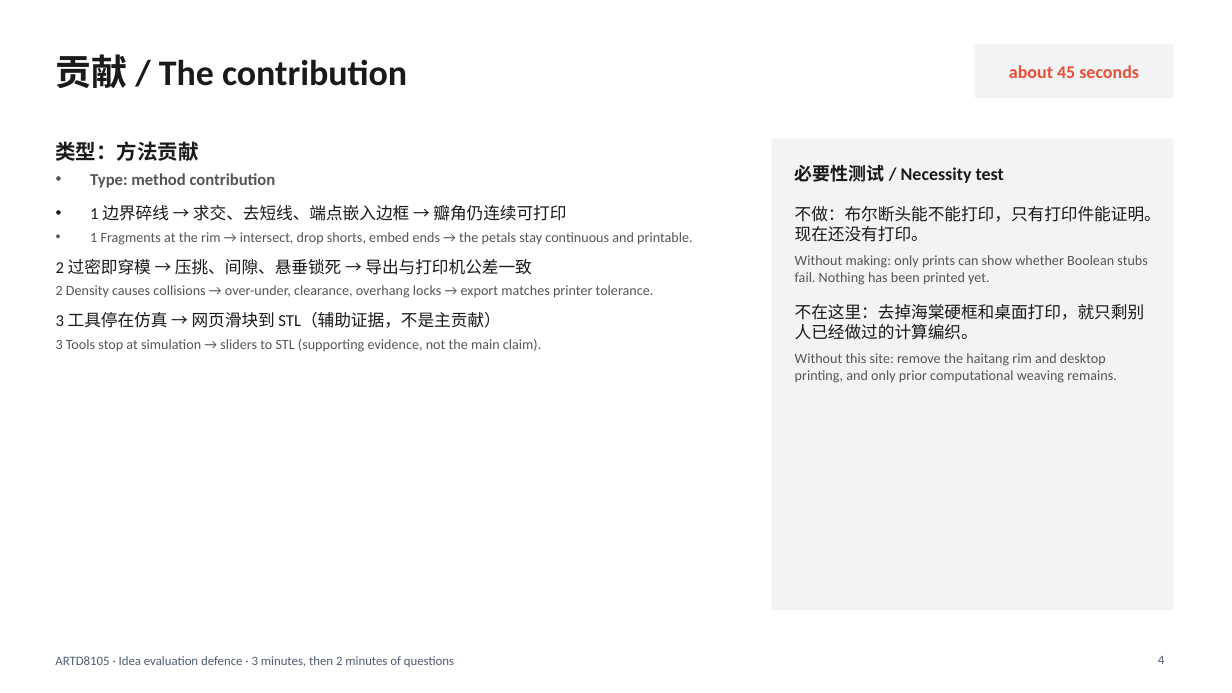
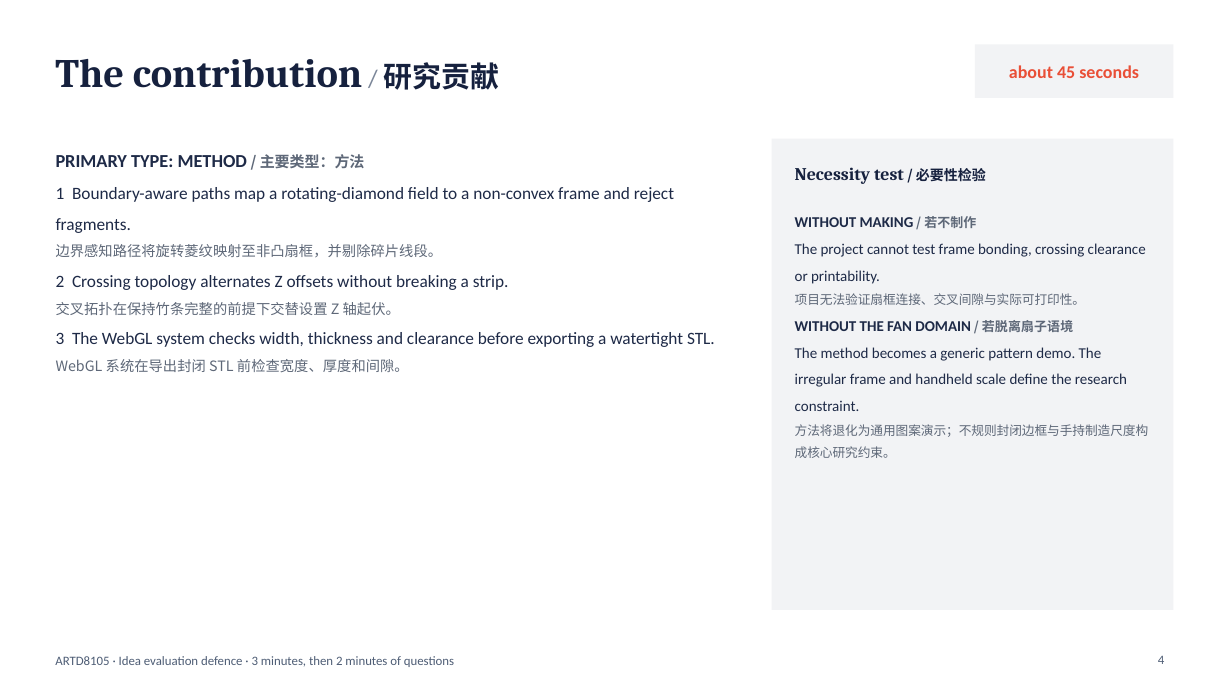
Before and after one commit to yc588777/artd8105-WANG-QIAOLI, a slide deck: slide 4 of my_work/idea_evaluation_defence.pptx. Drawn at 1232x693 pixels with LibreOffice and Linux fonts; fonts in the diff are those of the drawing. Boxes give left, top, right and bottom in pixels: in the first picture for what was removed or moved away, otherwise in the second. Text is boxed around its words. In the diff, an @@ line names an element or a change of style, - is before the commit and + after.

```diff
--- a/my_work/idea_evaluation_defence.pptx
+++ b/my_work/idea_evaluation_defence.pptx
@@ title at bbox=[55, 59, 499, 90]: text changed; size 28 to 31.5 pt; font Calibri to Cambria; text colour #1A1A1A to #16213E @@
-贡献 / The contribution
+The contribution / 研究贡献
@@ text at bbox=[56, 154, 715, 372]: text changed; size 11 to 13.5 pt; text colour #555555 to #1E2A47 @@
-类型：方法贡献
-• Type: method contribution
-• 1 边界碎线 → 求交、去短线、端点嵌入边框 → 瓣角仍连续可打印
-• 1 Fragments at the rim → intersect, drop shorts, embed ends → the petals stay continuous and printable.
-2 过密即穿模 → 压挑、间隙、悬垂锁死 → 导出与打印机公差一致
-2 Density causes collisions → over-under, clearance, overhang locks → export matches printer tolerance.
-3 工具停在仿真 → 网页滑块到 STL（辅助证据，不是主贡献）
-3 Tools stop at simulation → sliders to STL (supporting evidence, not the main claim).
+PRIMARY TYPE: METHOD / 主要类型：方法
+1 Boundary-aware paths map a rotating-diamond field to a non-convex frame and reject fragments.
+边界感知路径将旋转菱纹映射至非凸扇框，并剔除碎片线段。
+2 Crossing topology alternates Z offsets without breaking a strip.
+交叉拓扑在保持竹条完整的前提下交替设置 Z 轴起伏。
+3 The WebGL system checks width, thickness and clearance before exporting a watertight STL.
+WebGL 系统在导出封闭 STL 前检查宽度、厚度和间隙。
@@ text at bbox=[795, 167, 986, 184]: text changed; size 14 to 13.9 pt; font Calibri to Cambria; text colour #1A1A1A to #16213E @@
-必要性测试 / Necessity test
+Necessity test / 必要性检验
@@ text at bbox=[795, 216, 1149, 458]: text changed; size 11 to 11.7 pt; text colour #555555 to #1E2A47 @@
-不做：布尔断头能不能打印，只有打印件能证明。现在还没有打印。
-Without making: only prints can show whether Boolean stubs fail. Nothing has been printed yet.
-不在这里：去掉海棠硬框和桌面打印，就只剩别人已经做过的计算编织。
-Without this site: remove the haitang rim and desktop printing, and only prior computational weaving remains.
+WITHOUT MAKING / 若不制作
+The project cannot test frame bonding, crossing clearance or printability.
+项目无法验证扇框连接、交叉间隙与实际可打印性。
+WITHOUT THE FAN DOMAIN / 若脱离扇子语境
+The method becomes a generic pattern demo. The irregular frame and handheld scale define the research constraint.
+方法将退化为通用图案演示；不规则封闭边框与手持制造尺度构成核心研究约束。
```
Also in this commit, not shown: 3 other slides changed, 1 slide added, 1 slide removed.
